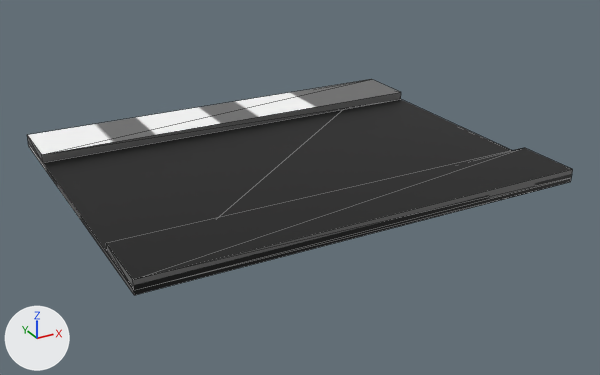
A saved change to the glTF model assets/models/roads/road/road.gltf.
Camera for both pictures: a 50 mm lens placed at (-16.8, -31.8, 14.6), pointed at (0.3, -0.8, -0.9). Every picture has the same lights, and +X, +Y and +Z are marked at lower left. Mesh edges are drawn as thin lines. Where no turn or scale is listed for an object, it has been applied to the vertices. Vertices at the same position are counted once.
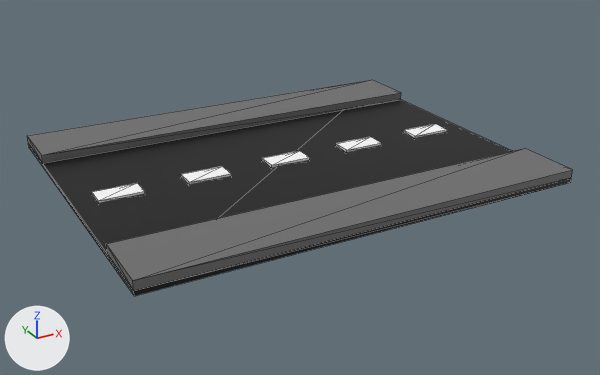
Location of each change, [x1, y1, x2, y2] in pixels of the pictures (600 x 375 px):
'Cube', reshaped, moved
    before: [27, 79, 573, 295]
    after: [27, 80, 573, 296]
part 1 of me_cube_001, added
    after: [181, 166, 231, 184]
part 2 of me_cube_001, added
    after: [403, 124, 447, 138]
part 3 of me_cube_001, added
    after: [336, 137, 382, 152]
part 4 of me_cube_001, added
    after: [92, 183, 145, 203]
part 5 of me_cube_001, added
    after: [262, 151, 310, 167]
part 6 of me_cube_001, surface changed (black to grey)
    before: [27, 79, 573, 295]
    after: [27, 80, 573, 296]

The change in detail:
me_cube_001 is used by ob_cube; location (0.0, 0.0, 0.15).
me_cube_001 had 20 vertices, 32 faces and spanned x -10.0..10.0, y -8.0..8.0, z -0.1..0.5.
me_cube_001 now has 60 vertices, 96 faces and spans x -10.0..10.0, y -8.0..8.0, z -0.1..0.5.
me_cube_001 part 1: a new loose piece, a box spanning x -5.0..-3.0, y -0.5..0.5, z 0.0..0.2, in mat_material (picture img_road).
me_cube_001 part 2: a new loose piece, a box spanning x 7.0..9.0, y -0.5..0.5, z 0.0..0.2, in mat_material (picture img_road).
me_cube_001 part 3: a new loose piece, a box spanning x 3.0..5.0, y -0.5..0.5, z 0.0..0.2, in mat_material (picture img_road).
me_cube_001 part 4: a new loose piece, a box spanning x -9.0..-7.0, y -0.5..0.5, z 0.0..0.2, in mat_material (picture img_road).
me_cube_001 part 5: a new loose piece, a box spanning x -1.0..1.0, y -0.5..0.5, z 0.0..0.2, in mat_material (picture img_road).
me_cube_001 part 6: 32 kept faces spanning x -10.0..10.0, y -8.0..8.0, z -0.1..0.5 get new texture (UV) coordinates.
Object 'Cube' (ob_cube) moves from (0.0, 0.0, 0.15) to (0.0, 0.0, 0.12).
